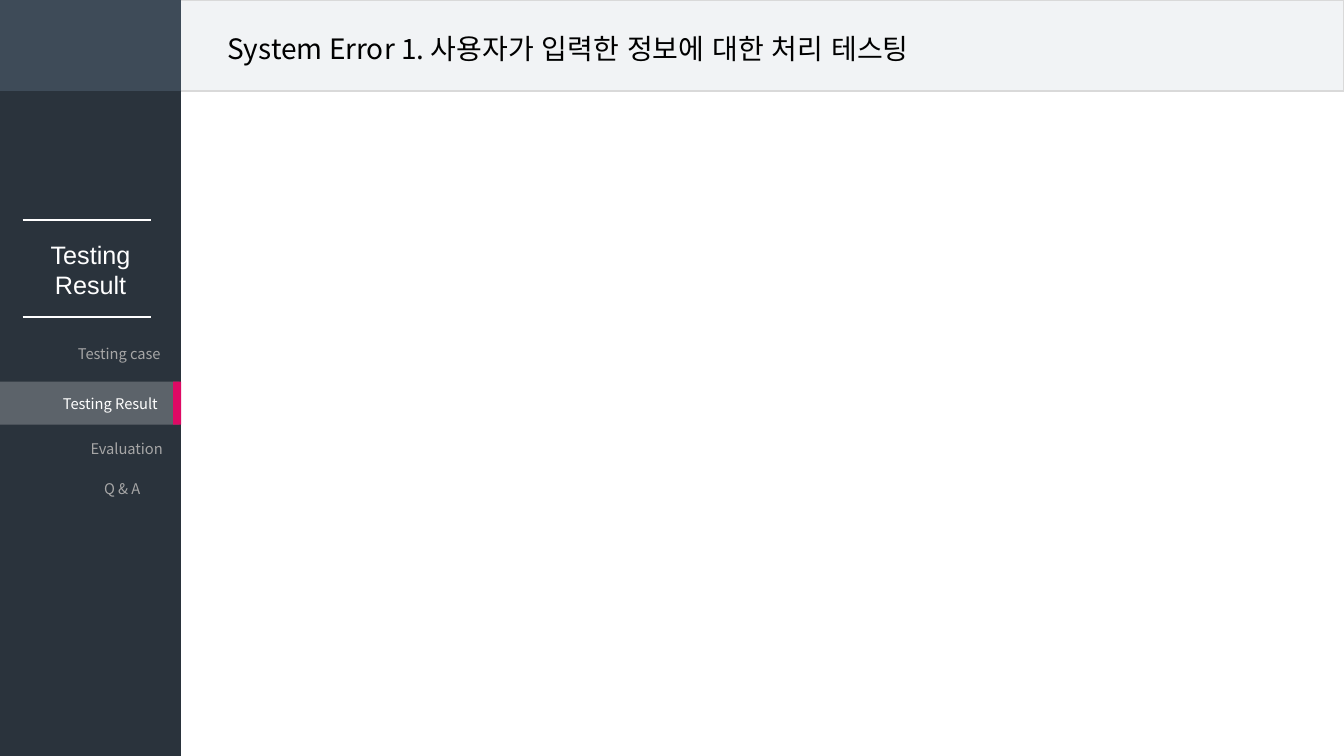
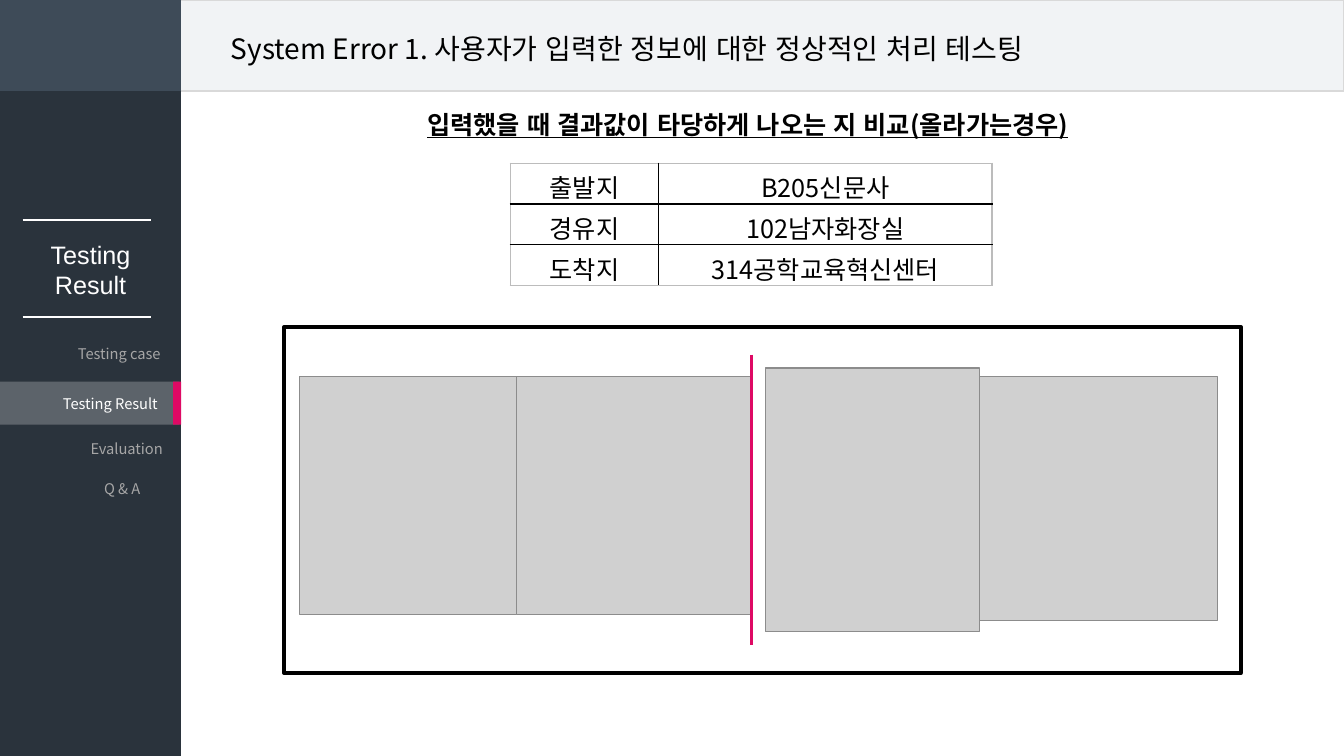
Before and after one commit to DDoGuSulGye/Presentation, a slide deck: slide 12 of Presentation Data/05. Testing & Evaluation.pptx (slide 10 before the commit). Drawn at 1344x756 pixels with LibreOffice and Linux fonts; fonts in the diff are those of the drawing; grey boxes stand for pictures. Boxes give left, top, right and bottom in pixels: in the first picture for what was removed or moved away, otherwise in the second. Text is boxed around its words. In the diff, an @@ line names an element or a change of style, - is before the commit and + after.

```diff
--- a/Presentation Data/05. Testing & Evaluation.pptx
+++ b/Presentation Data/05. Testing & Evaluation.pptx
@@ text at bbox=[231, 35, 1023, 66]: text changed @@
-System Error 1. 사용자가 입력한 정보에 대한 처리 테스팅
+System Error 1. 사용자가 입력한 정보에 대한 정상적인 처리 테스팅
@@ text added at bbox=[427, 113, 1069, 139], 18 pt, text #000000, bold, underline @@
+입력했을 때 결과값이 타당하게 나오는 지 비교(올라가는경우)
@@ table added at bbox=[510, 163, 992, 286], 3 rows, 2 columns @@
+출발지 | B205신문사
+경유지 | 102남자화장실
+도착지 | 314공학교육혁신센터
@@ rectangle added at bbox=[284, 327, 1241, 673], outline #000000 3 pt @@
@@ line added from (751, 355) to (751, 645), #DE0964 2.25 pt @@
@@ picture added at bbox=[299, 377, 523, 615] @@
@@ picture added at bbox=[516, 377, 751, 615] @@
@@ picture added at bbox=[765, 368, 980, 632] @@
@@ picture added at bbox=[980, 377, 1218, 621] @@
```
Also in this commit, not shown: 10 other slides changed, 6 slides added, 1 slide removed, 5 other files.
